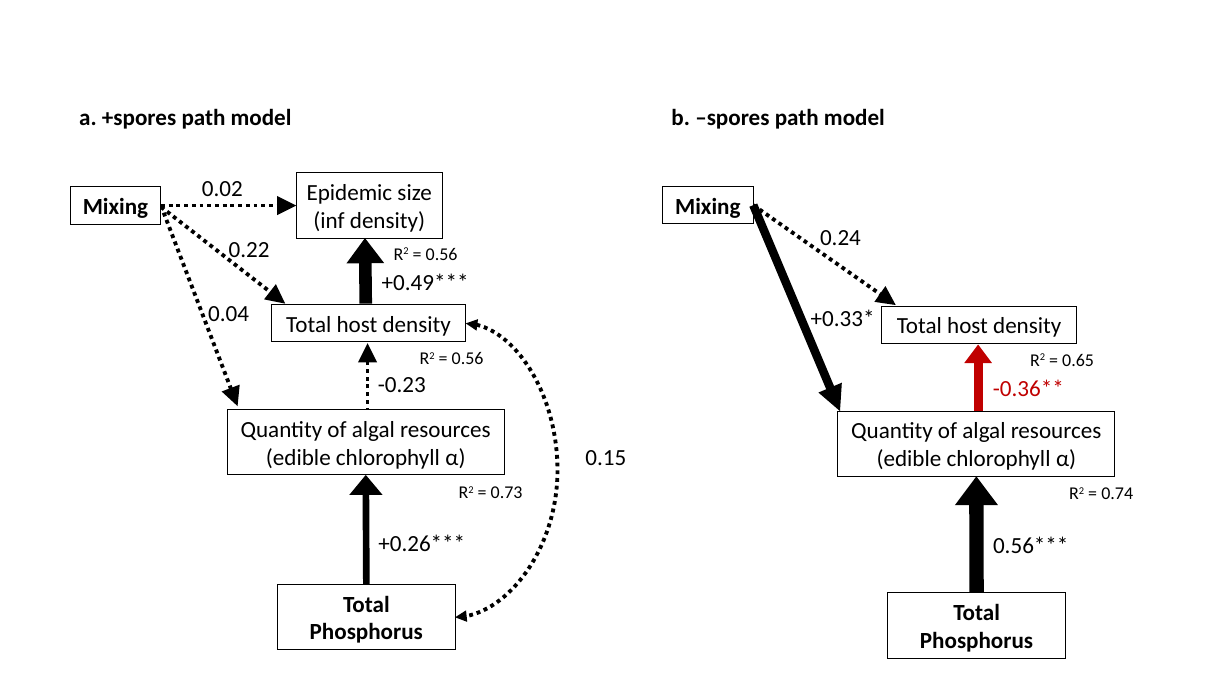
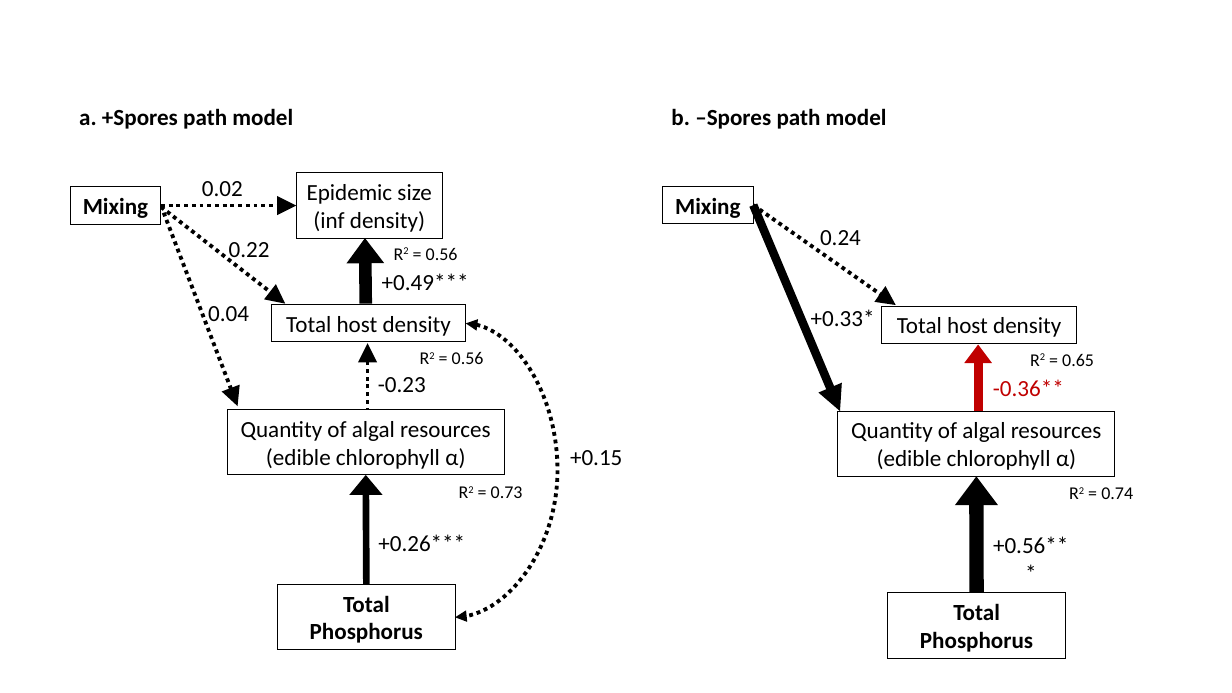
Before and after one commit to mlfearon/nutrient-bag-expt, a slide deck: slide 1 of figures/BagExpt_SEM_Final_Figures.pptx. Drawn at 1232x693 pixels with LibreOffice and Linux fonts; fonts in the diff are those of the drawing. Boxes give left, top, right and bottom in pixels: in the first picture for what was removed or moved away, otherwise in the second. Text is boxed around its words. In the diff, an @@ line names an element or a change of style, - is before the commit and + after.

Commit message:
fix formatting on SEM path figures

```diff
--- a/figures/BagExpt_SEM_Final_Figures.pptx
+++ b/figures/BagExpt_SEM_Final_Figures.pptx
@@ text at (79, 108, 293, 129): text changed @@
-a. +spores path model
+a. +Spores path model
@@ text at (671, 108, 887, 129): text changed @@
-b. –spores path model
+b. –Spores path model
@@ text at (570, 450, 622, 465): text changed @@
-0.15
++0.15
@@ text at (993, 536, 1068, 553): text changed @@
-0.56***
++0.56***
```
Also in this commit, not shown: 1 other slide changed.
